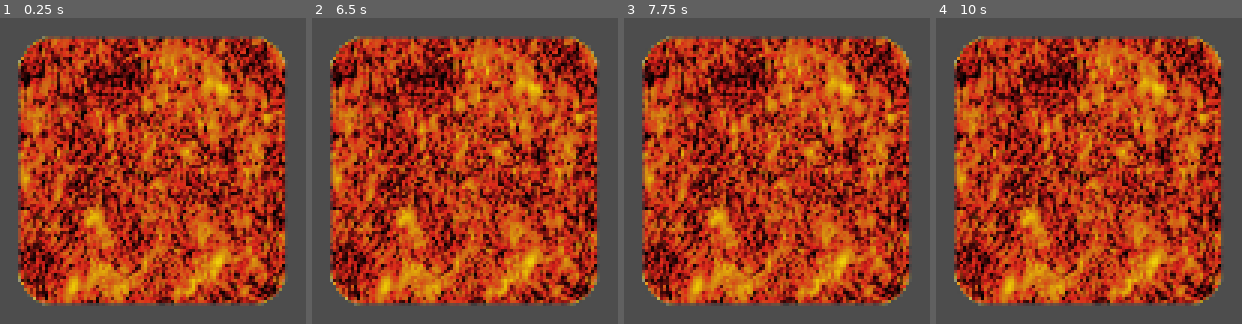
Above: before the commit, frames 1-4 (left to right).
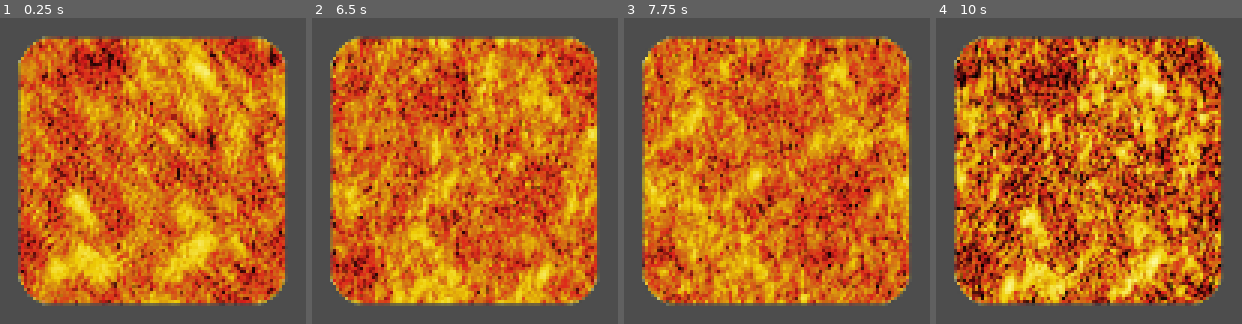
Above: after the commit, the same moments.

Repository: SytonK/shaders
Game: Godot game, scene res://src/fire shader/fire_shader.tscn
Two runs of this game, one before a commit and one after it. Both use one fixed random seed, a clock stepped at 60 frames per second and the inputs below. The project has no main scene, so this scene is started directly. The engine's default icon, where the game draws it, is replaced by a stand-in: a white triangle on a blue panel in a dark square.
Inputs:
- Up to frame 1 (0.25 s): no input
- Up to frame 2 (6.5 s): no input
- Up to frame 3 (7.75 s): no input
- Up to frame 4 (10 s): no input

The runs differ from the first frame. In frame 1, 64% of the frame differs, in the area x 5-95%, y 5-95%; in frame 2, 64%; in frame 3, 63%; in frame 4, 70%, in the area x 5-94%, y 5-94%.

Commit message:
scroll fire

Diff:
--- a/src/fire shader/fire_shader.gdshader
+++ b/src/fire shader/fire_shader.gdshader
@@ -2,13 +2,19 @@
 
 uniform sampler2D noise_pattern;
 uniform sampler2D tone_mapping;
+
+uniform vec2 scroll_speed0 = vec2(0.23, 0.28);
+uniform vec2 scroll_speed1 = vec2(0.15, 0.17);
 
 uniform float base_intensity: hint_range(0.0, 0.5) = 0.0;
 uniform float intencity_factor: hint_range(0.0, 5.0) = 1;
 
 void fragment() {
 	float texure_alpha = texture(TEXTURE, UV).a;
-	float pattern_intensity = texture(noise_pattern, UV).r;
+	float pattern_intensity0 = texture(noise_pattern, fract(UV + TIME * scroll_speed0)).r;
+	float pattern_intensity1 = texture(noise_pattern, fract(UV + TIME * scroll_speed1)).r;
+	float pattern_intensity = pattern_intensity0 * pattern_intensity1;
+
 	float intensity = (texure_alpha * pattern_intensity + base_intensity) * intencity_factor;
 
 	COLOR = texture(tone_mapping, vec2(intensity));
--- a/src/fire shader/fire_shader.tscn
+++ b/src/fire shader/fire_shader.tscn
@@ -7,6 +7,8 @@
 
 [sub_resource type="ShaderMaterial" id="ShaderMaterial_8wj2j"]
 shader = ExtResource("1_yk3wv")
+shader_parameter/scroll_speed0 = Vector2(0.3, 0.3)
+shader_parameter/scroll_speed1 = Vector2(0.2, 0.2)
 shader_parameter/base_intensity = 0.0
 shader_parameter/intencity_factor = 1.0
 shader_parameter/noise_pattern = ExtResource("2_t57q0")
